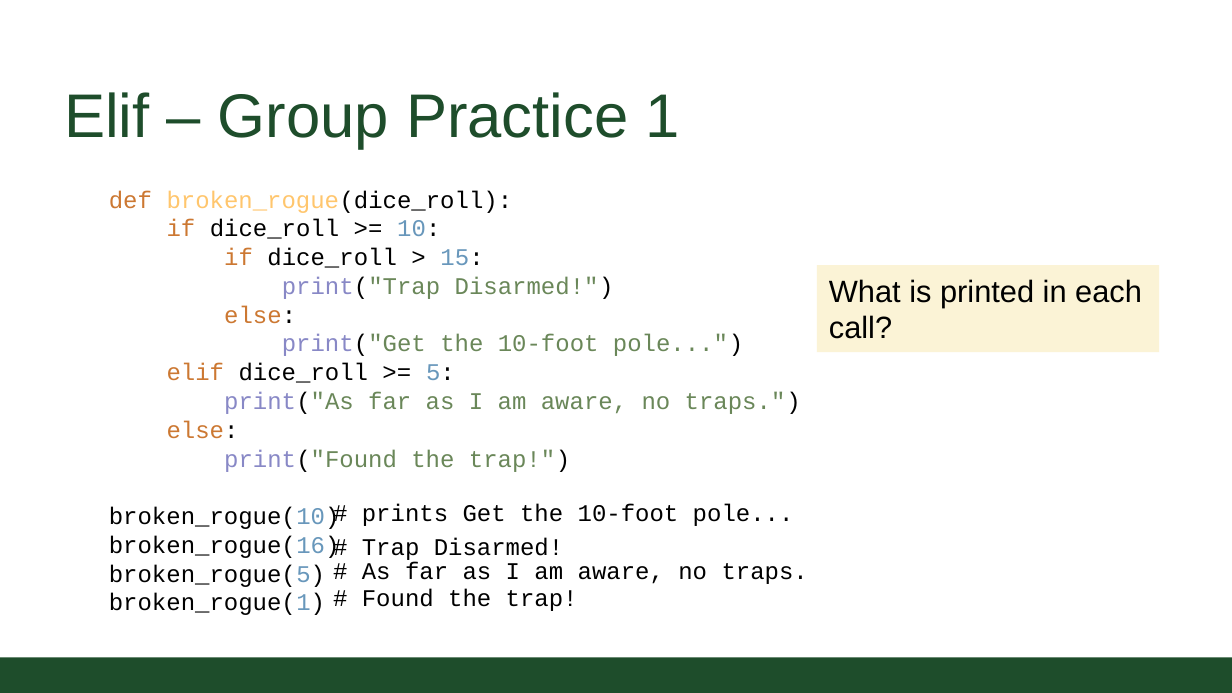
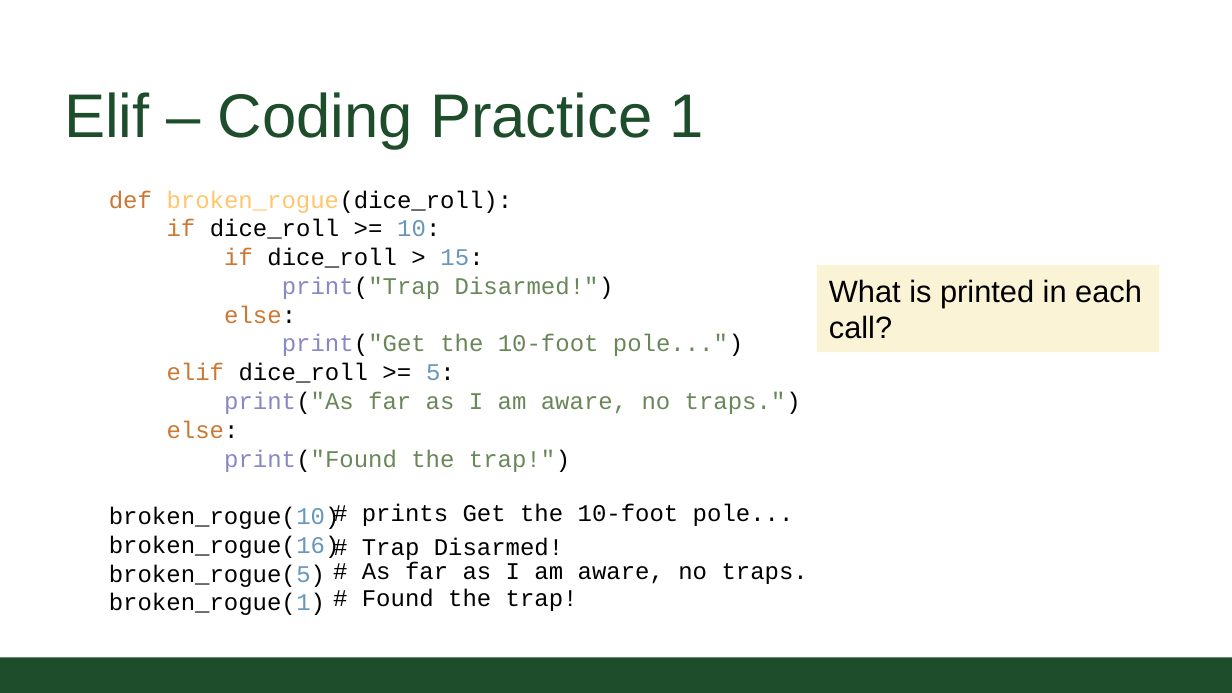
Before and after one commit to CSU-CS152/Handouts, a slide deck: slide 10 of 02_02ConditionalsCS152.pptx (slide 9 before the commit). Drawn at 1232x693 pixels with LibreOffice and Linux fonts; fonts in the diff are those of the drawing; background and template pictures are left out. Boxes give left, top, right and bottom in pixels: in the first picture for what was removed or moved away, otherwise in the second. Text is boxed around its words. In the diff, an @@ line names an element or a change of style, - is before the commit and + after.

```diff
--- a/02_02ConditionalsCS152.pptx
+++ b/02_02ConditionalsCS152.pptx
@@ title at (64,92,704,148): text changed @@
-Elif – Group Practice 1
+Elif – Coding Practice 1
```
Also in this commit, not shown: 6 other slides changed, 1 slide added, 5 other files.
